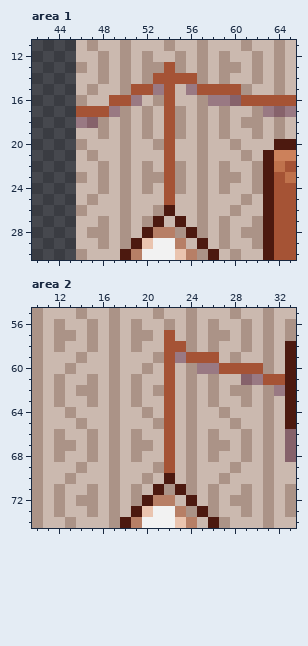
File history of a pixel-art file, _Soyka/water_district_apartments_rat_and_cat.aseprite. The first picture shows the starting point.
195x172 pixels, 1 frame. Colours within 5 levels of each other are drawn and written as one. Shown: area 1: x 42..65, y 11..30; area 2: x 10..33, y 55..74. The commit also changed other parts of the picture, which this record leaves out.
After the commit:
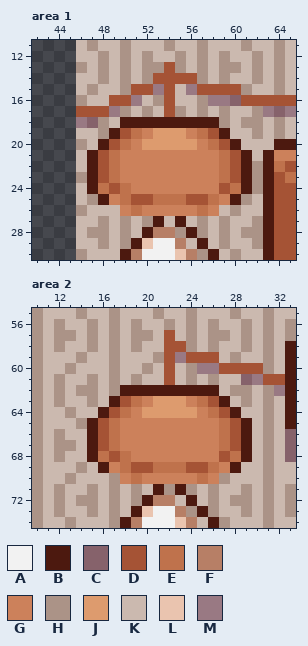
Palette (. is transparent): A #f2f2f2  B #4c190f  C #86626b  D #a55335  E #bf724c  F #b77f66  G #cc815b  H #ab9387  J #dd9b6e  K #cbb9af  L #eac4af  M #997983
Commit: Updated cat and rat room \n Updated water apartments hall room
Edits made:
layer "ROOm/SHADOWS" added
layer "ROOm/lamp hangers themsevles" now shown
layer "ROOm/DECO" removed
layer "ROOm/deco lamp hangers" removed
--- area 1, layer "ROOm/lamp hangers themsevles"
@@ x 42..65 @@
 17 ....DDDMHKHKDHKHKHKKHMCM
-18 ....MCHKHKHKDHKHKHKHHKHK
-19 ....KKHKHKHKDHKHKHKKHKHK
-20 ....HKKKHKKHDKKHKKHKKKBB
-21 ....KHKKHKKKDKKHKKKHKBGG
-22 ....KKHKHKHKDHKHKHKKHBED
-23 ....HKHKHKHHDHKHKHHKHBDE
-24 ....KKHKHKHKDHKHKHKKHBDD
-25 ....KHKKHKKKDKKHKKKHKBDD
-26 ....HKKKHKKHBKKHKKHKKBDD
+18 ....MCHKBBBBBBBBBHKHHKHK
+19 ....KKHBDEGJJJGEDBKKHKHK
+20 ....HKBDEGJJJJJGEDBKKKBB
+21 ....KBDEGGGGGGGGGEDBKBGG
+22 ....KBDEGGGGGGGGGEDBHBED
+23 ....HBDEGGGGGGGGGEDBHBDE
+24 ....KBEDEGGGGGGGGDEBHBDD
+25 ....KHBGEDDEEEDDEGBHKBDD
+26 ....HKKKGEGGGGGEGKHKKBDD
 27 ....KKHKHKHBKBKHKHKKHBDD
--- area 2, layer "ROOm/lamp hangers themsevles"
@@ x 10..33 @@
 61 HKHKKHKHKHKKDKHKHKKCMDDB
-62 HKHKHHKHKHKHDKHKHKHHKHMB
-63 HKHKKHKHKHKKDKHKHKKHKHKB
-64 HKKHKKKHKKHKDKHKKHKKKHKB
-65 HKKKHKKHKKKHDKHKKKHKKHKB
-66 HKHKKHKHKHKKDKHKHKKHKHKC
-67 HKHHKHKHKHHKDKHKHHKHKHKC
-68 HKHKKHKHKHKKDKHKHKKHKHKC
-69 HKKKHKKHKKKHDKHKKKHKKHKK
-70 HKKHKKKHKKHKBKHKKHKKKHKK
+62 HKHKHHKHBBBBBBBBBKHHKHMB
+63 HKHKKHKBDEGJJJGEDBKHKHKB
+64 HKKHKKBDEGJJJJJGEDBKKHKB
+65 HKKKHBDEGGGGGGGGGEDBKHKB
+66 HKHKKBDEGGGGGGGGGEDBKHKC
+67 HKHHKBDEGGGGGGGGGEDBKHKC
+68 HKHKKBEDEGGGGGGGGDEBKHKC
+69 HKKKHKBGEDDEEEDDEGBKKHKK
+70 HKKHKKKHGEGGGGGEGHKKKHKK
 71 HKHKKHKHKHKBHBHKHKKHKHKH
